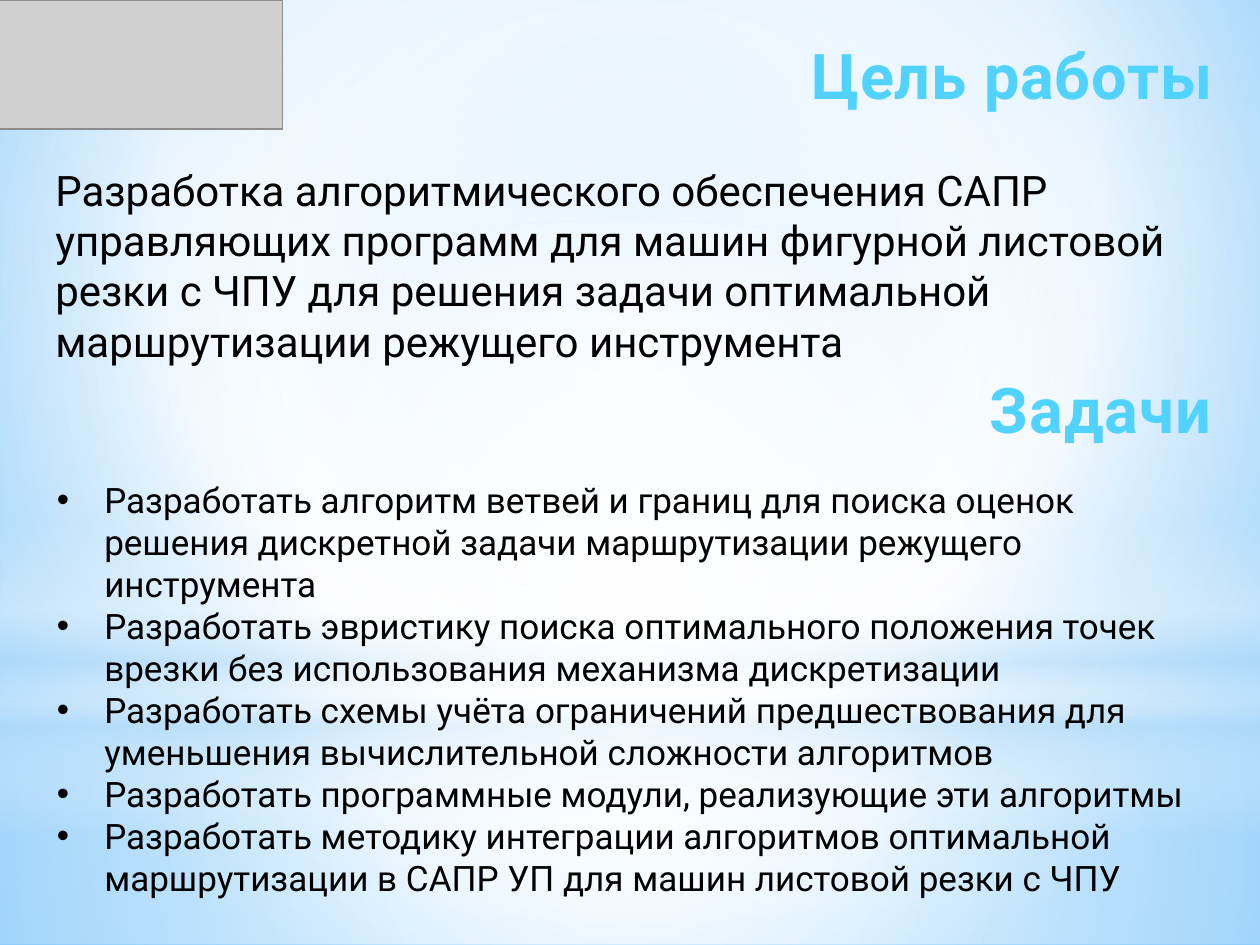
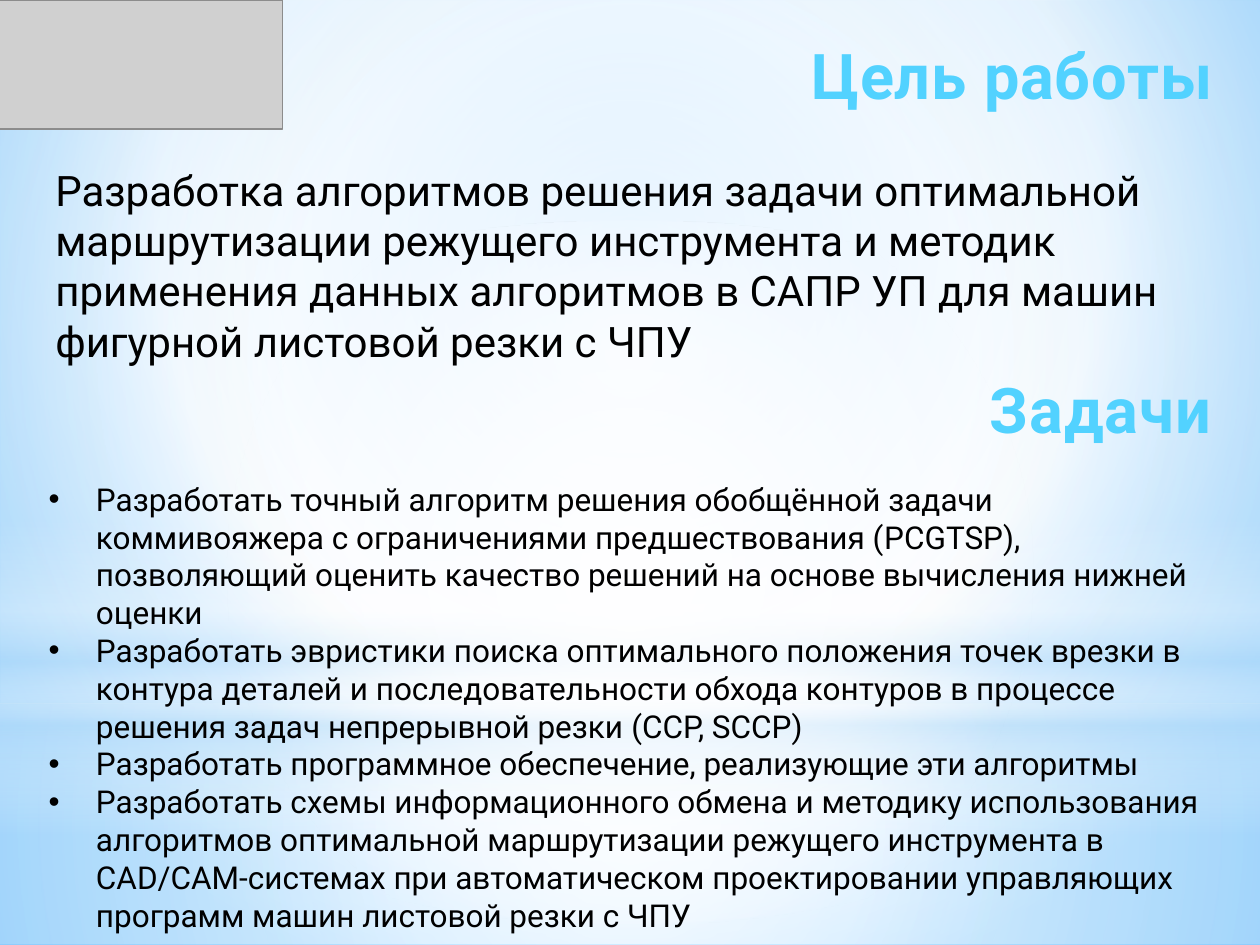
Before and after one commit to ukoloff/these, a slide deck: slide 3 of docx/К заседанию/30 Доклад.pptx. Drawn at 1260x945 pixels with LibreOffice and Linux fonts; fonts in the diff are those of the drawing; grey boxes stand for pictures. Boxes give left, top, right and bottom in pixels: in the first picture for what was removed or moved away, otherwise in the second. Text is boxed around its words. In the diff, an @@ line names an element or a change of style, - is before the commit and + after.

```diff
--- a/docx/К заседанию/30 Доклад.pptx
+++ b/docx/К заседанию/30 Доклад.pptx
@@ text at (55,174,1157,366): text changed @@
-Разработка алгоритмического обеспечения САПР управляющих программ для машин фигурной листовой резки с ЧПУ для решения задачи оптимальной маршрутизации режущего инструмента
+Разработка алгоритмов решения задачи оптимальной маршрутизации режущего инструмента и методик применения данных алгоритмов в САПР УП для машин фигурной листовой резки с ЧПУ
@@ text at (96,487,1198,896): text changed; size 20 to 18 pt @@
-• Разработать алгоритм ветвей и границ для поиска оценок решения дискретной задачи маршрутизации режущего инструмента
-• Разработать эвристику поиска оптимального положения точек врезки без использования механизма дискретизации
-• Разработать схемы учёта ограничений предшествования для уменьшения вычислительной сложности алгоритмов
-• Разработать программные модули, реализующие эти алгоритмы
-• Разработать методику интеграции алгоритмов оптимальной маршрутизации в САПР УП для машин листовой резки с ЧПУ
+• Разработать точный алгоритм решения обобщённой задачи коммивояжера с ограничениями предшествования (PCGTSP), позволяющий оценить качество решений на основе вычисления нижней оценки
+• Разработать эвристики поиска оптимального положения точек врезки в контура деталей и последовательности обхода контуров в процессе решения задач непрерывной резки (CCP, SCCP)
+• Разработать программное обеспечение, реализующие эти алгоритмы
+• Разработать схемы информационного обмена и методику использования алгоритмов оптимальной маршрутизации режущего инструмента в CAD/CAM-системах при автоматическом проектировании управляющих программ машин листовой резки с ЧПУ
```
Also in this commit, not shown: 5 other slides changed, 4 slides removed.
